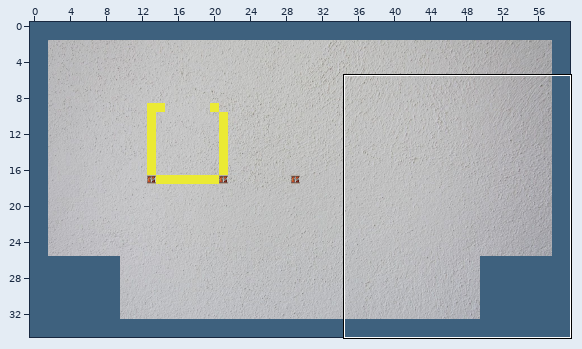
Tiled map -- assets/chain_together_map/level-1.tmx. Above: a wide view before the commit, with the close-up outlined.
Close-up. First the earlier version:
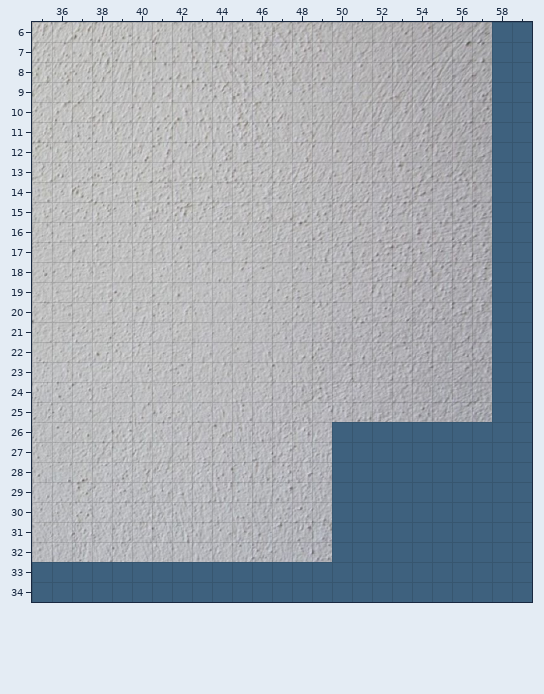
Cells are 32x32 px. Shown: x 35..59, y 6..34. The commit also changed other parts of the map, which this record leaves out.
Once edited:
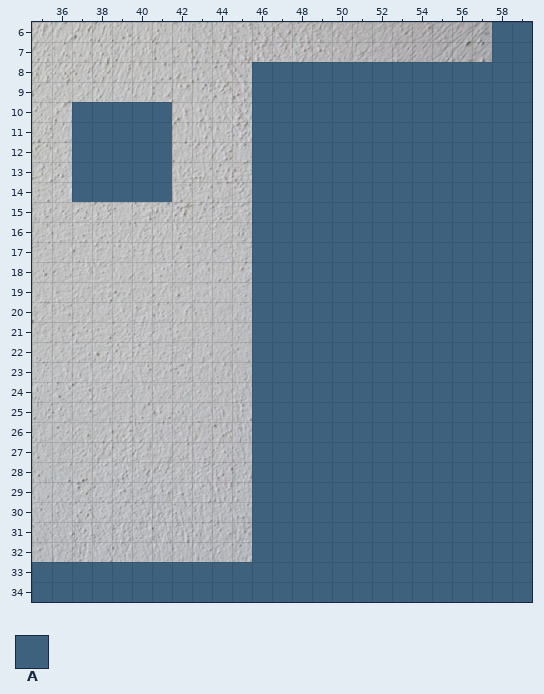
Key: from "0-tileset-32x32": A 116.
_ is an empty cell.
Difference:
Layer "terrain":
y 8..9: x 46..57 ____________ -> AAAAAAAAAAAA
y 10..14: x 37..41 _____ -> AAAAA; x 46..57 ____________ -> AAAAAAAAAAAA
y 15..25: x 46..57 ____________ -> AAAAAAAAAAAA
y 26..32: x 46..49 ____ -> AAAA
